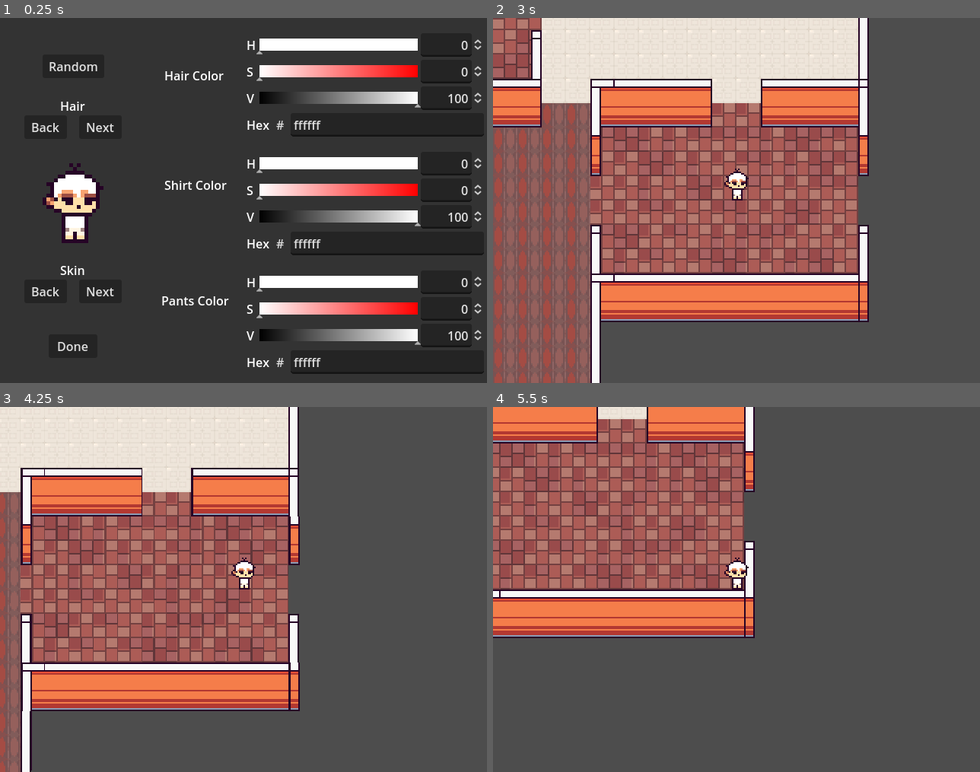
Above: before the commit, frames 1-4 (two rows, left to right).
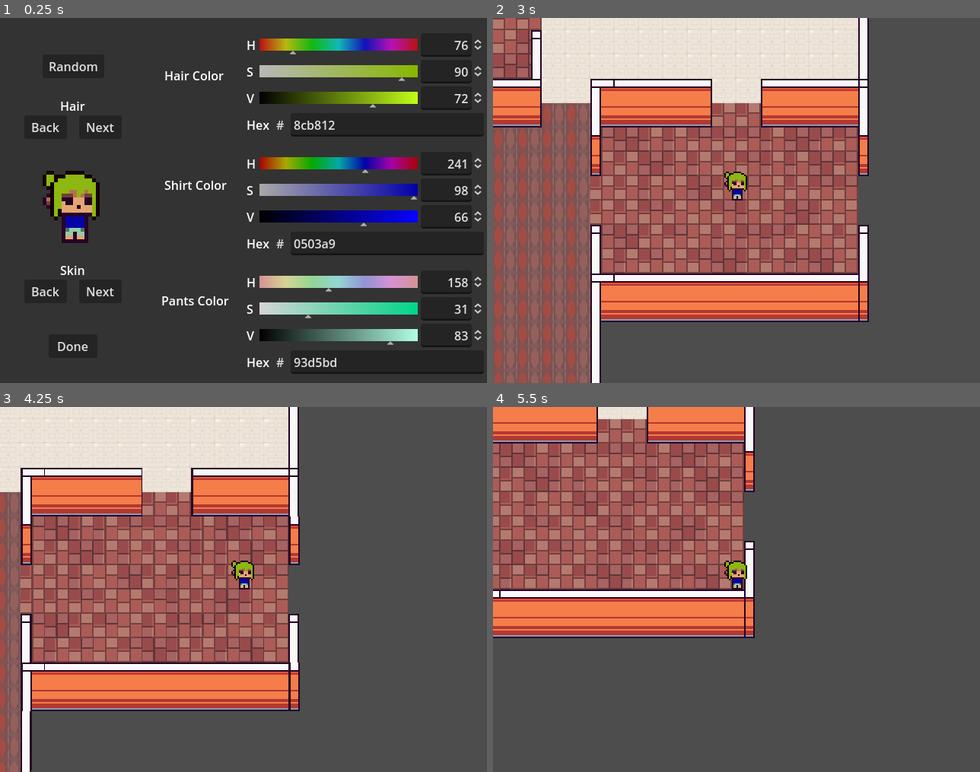
Above: after the commit, the same moments.

Repository: AODTimothyM/pizza-game
Game: Godot game, scene res://game.tscn
Two runs of this game, one before a commit and one after it. Both use one fixed random seed, a clock stepped at 60 frames per second and the inputs below.
Inputs (mouse positions are in pixels of both pictures, inside the frame that each line leads up to):
- Up to frame 1 (0.25 s): no input
- Up to frame 2 (3 s): click "Done" at 0.5 s; click "Play" at 1.25 s; click (731, 288) at 2.02 s; type "12" at 2.1 s; click "Host" at 2.75 s
- Up to frame 3 (4.25 s): tap Enter at 3.5 s; move the mouse to (350, 571) at 3.52 s; hold D (right) from 3.53 s (still down); click (350, 571) at 3.67 s
- Up to frame 4 (5.5 s): move the mouse to (639, 607) at 4.27 s; release D (right) at 4.28 s; hold S (down) 4.28-5.03 s; move the mouse to (785, 509) at 5.02 s; hold D (right) from 5.03 s (still down)

The runs differ from the first frame. In frame 1, 12% of the frame differs, in the area x 8-97%, y 5-96%; in frame 2, 0.2%; in frame 3, 0.2%; in frame 4, 0.2%.
Error before the commit: Assertion failed: UPNP Discover Failed! Error 24 (res://game.gd:70)
Error after the commit: Assertion failed: UPNP Discover Failed! Error 24 (res://game.gd:78)

Commit message:
Multiplayer fix

Diff:
--- a/Minigames/cleaning_tables_minigame.gd
+++ b/Minigames/cleaning_tables_minigame.gd
@@ -12,8 +12,7 @@
 		var marker = markers[randi() % markers.size()]
 		add_child(mess)
 		mess.global_position = marker.global_position
-		marker.queue_free()
-
+		markers.erase(marker)
 
 # Called every frame. 'delta' is the elapsed time since the previous frame.
 func _process(delta):
--- a/Minigames/cleaning_tables_minigame.tscn
+++ b/Minigames/cleaning_tables_minigame.tscn
@@ -1,57 +1,43 @@
 [gd_scene load_steps=3 format=3 uid="uid://cavgufc382j5b"]
 
 [ext_resource type="Script" path="res://Minigames/cleaning_tables_minigame.gd" id="1_s38oh"]
-
-[sub_resource type="CompressedTexture2D" id="CompressedTexture2D_isgdf"]
-load_path = "res://.godot/imported/icon.svg-218a8f2b3041327d8a5756f3a245f83b.ctex"
+[ext_resource type="Texture2D" uid="uid://c2tl05pw04wyw" path="res://Minigames/TableMinigame.png" id="2_twn5p"]
 
 [node name="CleaningTablesMinigame" type="Node2D"]
 script = ExtResource("1_s38oh")
 
 [node name="Table" type="Sprite2D" parent="."]
-modulate = Color(0.368627, 0.176471, 0.0627451, 1)
-position = Vector2(320, 316)
-scale = Vector2(5, 2.5625)
-texture = SubResource("CompressedTexture2D_isgdf")
+position = Vector2(320, 240)
+texture = ExtResource("2_twn5p")
 
 [node name="Markers" type="Node2D" parent="Table"]
 
 [node name="Marker2D" type="Marker2D" parent="Table/Markers"]
-position = Vector2(-43.2, 32.7805)
-scale = Vector2(1, 1)
+position = Vector2(-272, 112)
 
 [node name="Marker2D2" type="Marker2D" parent="Table/Markers"]
-position = Vector2(-22.4, 4.68292)
-scale = Vector2(1, 1)
+position = Vector2(-296, -32)
 
 [node name="Marker2D3" type="Marker2D" parent="Table/Markers"]
-position = Vector2(-46.4, -26.5366)
-scale = Vector2(1, 1)
+position = Vector2(-192, -72)
 
 [node name="Marker2D4" type="Marker2D" parent="Table/Markers"]
-position = Vector2(-6.4, -35.9024)
-scale = Vector2(1, 1)
+position = Vector2(-184, 48)
 
 [node name="Marker2D5" type="Marker2D" parent="Table/Markers"]
-position = Vector2(12.8, 20.2927)
-scale = Vector2(1, 1)
+position = Vector2(-72, 120)
 
 [node name="Marker2D6" type="Marker2D" parent="Table/Markers"]
-position = Vector2(-19.2, 39.0244)
-scale = Vector2(1, 1)
+position = Vector2(-104, -32)
 
 [node name="Marker2D7" type="Marker2D" parent="Table/Markers"]
-position = Vector2(22.4, -26.5366)
-scale = Vector2(1, 1)
+position = Vector2(24, -64)
 
 [node name="Marker2D8" type="Marker2D" parent="Table/Markers"]
-position = Vector2(40, 32.7805)
-scale = Vector2(1, 1)
+position = Vector2(72, 104)
 
 [node name="Marker2D9" type="Marker2D" parent="Table/Markers"]
-position = Vector2(49.6, -4.68293)
-scale = Vector2(1, 1)
+position = Vector2(176, 7.99999)
 
 [node name="Marker2D10" type="Marker2D" parent="Table/Markers"]
-position = Vector2(46.4, -48.3902)
-scale = Vector2(1, 1)
+position = Vector2(240, 96)
--- a/Minigames/mess.gd
+++ b/Minigames/mess.gd
@@ -8,7 +8,9 @@
 func _ready():
 	rng.randomize()
 	shrinkingTime = randi_range(1, 5) #rng.randi() % 5
-	print(shrinkingTime)
+	if rng.randi_range(1, 100) == 1:
+		print("Bad Stain")
+		shrinkingTime = 30
 	var randomSize = randf_range(.8, 1.2)
 	scale = Vector2(randomSize, randomSize)
 
--- a/World/world.gd
+++ b/World/world.gd
@@ -1,14 +1,15 @@
 extends Node2D
 
-
-# Called when the node enters the scene tree for the first time.
-func _ready():
-	pass # Replace with function body.
-
-
-# Called every frame. 'delta' is the elapsed time since the previous frame.
-func _process(delta):
-	pass
+signal nodeSpawned(node)
 
 func addPlayer(node: Node) -> void:
 	$YSort.add_child(node)
+
+func removePlayer(peerID: int) -> void:
+	var player = $YSort.get_node_or_null(str(peerID))
+	if player:
+		print("PLAYER")
+		player.queue_free()
+
+func _on_multiplayer_spawner_spawned(node):
+	emit_signal("nodeSpawned", node)
--- a/World/world.tscn
+++ b/World/world.tscn
@@ -313,3 +313,5 @@
 
 [node name="MinigameTrigger" parent="." instance=ExtResource("3_iruy0")]
 position = Vector2(64, -168)
+
+[connection signal="spawned" from="MultiplayerSpawner" to="." method="_on_multiplayer_spawner_spawned"]
--- a/characterEditor.gd
+++ b/characterEditor.gd
@@ -18,7 +18,6 @@
 
 func _ready():
 	if FileAccess.file_exists(savePath):
-		print("file found")
 		var file = FileAccess.open(savePath, FileAccess.READ)
 		var save = file.get_var()
 
@@ -35,7 +34,7 @@
 		pants.modulate = save.pants
 		pantsColorPicker.color = save.pants
 	else:
-		print("file not found")
+		_on_random_pressed()
 
 func _on_shirt_color_color_changed(color):
 	shirt.modulate = color
--- a/game.gd
+++ b/game.gd
@@ -6,9 +6,20 @@
 @onready var minigames = $CanvasLayer/Minigames
 @onready var health_bar = null
 
+var savePath = "user://pizza.manic"
 const Player = preload("res://player.tscn") #preload("res://Player/player.tscn")
 const PORT = 9999
 var enet_peer = ENetMultiplayerPeer.new()
+
+func _ready():
+	$World.nodeSpawned.connect(_on_multiplayer_spawner_spawned)
+
+	if FileAccess.file_exists(savePath):
+		$CanvasLayer/TitleMenu.visible = true
+		$CanvasLayer/CharacterEditor.visible = false
+	else:
+		$CanvasLayer/TitleMenu.visible = false
+		$CanvasLayer/CharacterEditor.visible = true
 
 func _unhandled_input(_event):
 	if Input.is_action_just_pressed("quit"):
@@ -32,7 +43,6 @@
 	#minigames.show()
 
 	enet_peer.create_client(addressEntry.text, PORT)
-	#enet_peer.create_client("127.0.0.1", PORT)
 	multiplayer.multiplayer_peer = enet_peer
 
 func _on_quit_pressed():
@@ -41,23 +51,21 @@
 func add_player(peer_id):
 	var player = Player.instantiate()
 	player.name = str(peer_id)
+	#add_child(player)
 	$World.addPlayer(player)
 
 	# Connect player signals to methods here
 	if player.is_multiplayer_authority():
+		print("Host signal connected")
 		player.touchedMinigame.connect(activateMinigame)
 
 func remove_player(peer_id):
-	var player = get_node_or_null(str(peer_id))
-	print(player)
-	if player:
-		print("PLAYER")
-		player.queue_free()
+	$World.removePlayer(peer_id)
 
 func _on_multiplayer_spawner_spawned(node):
-	print(node.name)
-#	if node.is_multiplayer_authority():
-#		node.healthChanged.connect(update_health_bar)
+	if node.is_multiplayer_authority():
+		print("Client signal connected")
+		node.touchedMinigame.connect(activateMinigame)
 
 func activateMinigame(minigame) -> void:
 	print("TEST>TEST")
Binary file added: Minigames/TableMinigame.png
Not shown, added: Minigames/TableMinigame.png.import
